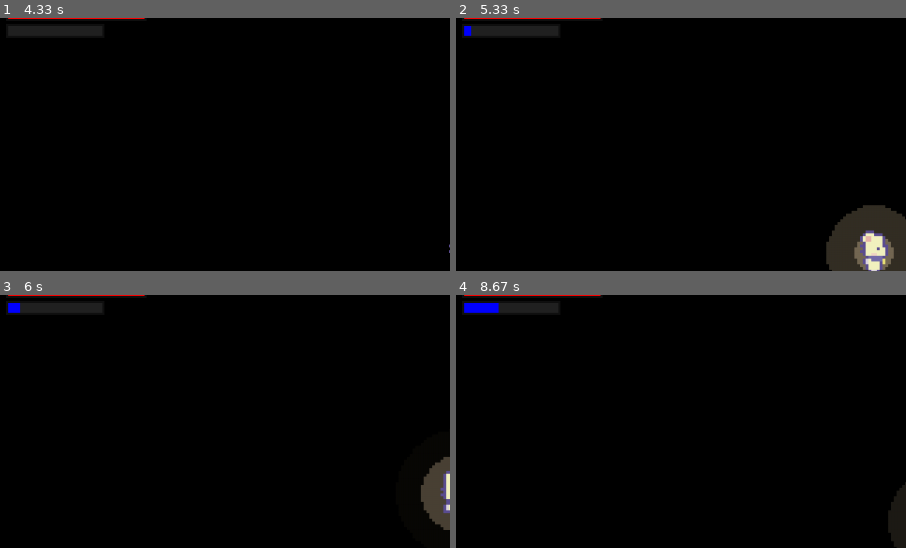
Above: before the commit, frames 1-4 (two rows, left to right).
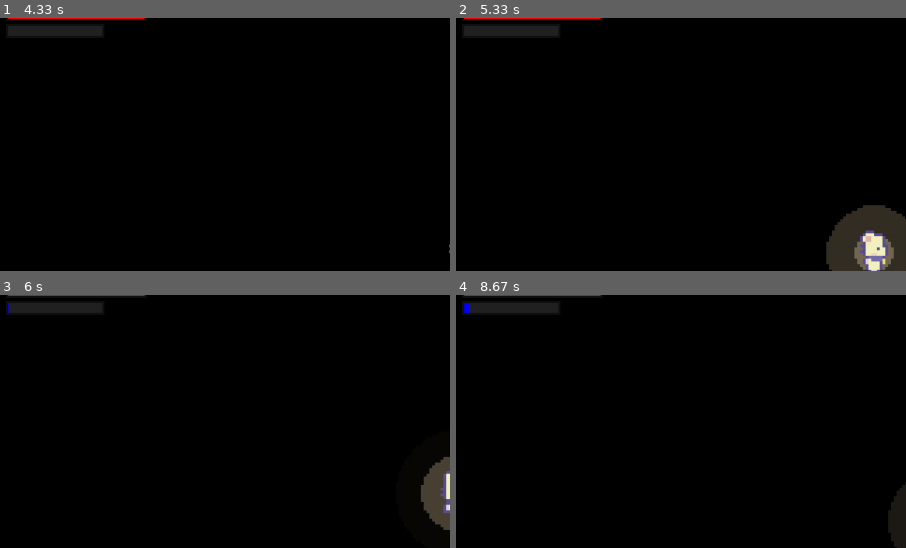
Above: after the commit, the same moments.

Repository: SushiOnToast/pygame-community-spring-jam-2025
Game: pygame game, started from code/main.py
The game is run twice, just before and just after one commit, with the same random seed, the same clock (stepped at 60 frames per second) and the same inputs.
Inputs (mouse positions are % of the whole screen's width and height, from its top left):
- Up to frame 1 (4.33 s): click (50, 40) at 0.38 s; hold D 0.67-1.13 s; move the mouse to (46, 54) at 0.7 s; hold W 1.17-1.47 s; tap Space at 1.23, 1.57, 1.87, 2.07, 2.37, 2.63, 2.97, 3.27, 3.4, 3.8, 4.1 s; hold D 1.5-1.97 s; hold A 2-2.53 s; hold S 2.57-2.87 s; hold A 2.9-3.3 s; hold W 3.33-3.7 s; hold D from 3.73 s (still down)
- Up to frame 2 (5.33 s): release D at 4.37 s; hold S 4.4-4.77 s; tap Space at 4.47, 4.87, 5.17 s; hold A 4.8-5.27 s; hold D from 5.3 s (still down)
- Up to frame 3 (6 s): tap Space at 5.37, 5.67, 5.87 s; release D at 5.77 s; hold W from 5.8 s (still down)
- Up to frame 4 (8.67 s): release W at 6.1 s; hold D 6.13-6.6 s; tap Space at 6.2, 6.5, 6.7, 7, 7.27, 7.6, 7.9, 8.03, 8.43 s; hold A 6.63-7.17 s; hold S 7.2-7.5 s; hold A 7.53-7.93 s; hold W 7.97-8.33 s; hold D from 8.37 s (still down)
The pictures show only the part of the screen within x 0-50%, y 4-54%; the shares and areas given below are measured in that part.

Frame 1 is identical in both runs. In frame 2, less than 0.1% of the frame differs, in the area x 1-4%, y 3-8%; in frame 3, 0.1%; in frame 4, 0.3%, in the area x 2-10%, y 3-8%.

Commit message:
chnaged from 10 seconds to 1 minute

Diff:
--- a/code/player.py
+++ b/code/player.py
@@ -42,7 +42,7 @@
     self.speed = self.stats['speed']
 
     #intergrate with echoloation
-    self.energy_recharge_rate = 0.005
+    self.energy_recharge_rate = 0.001
     self.energy_drain_rate = 0.02
     self.max_energy = self.stats['energy']
 
